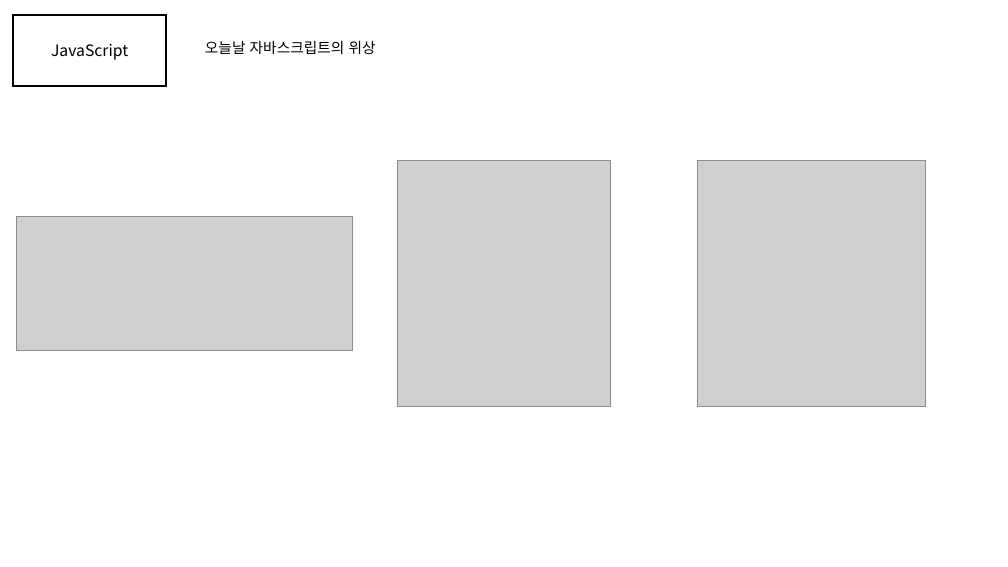
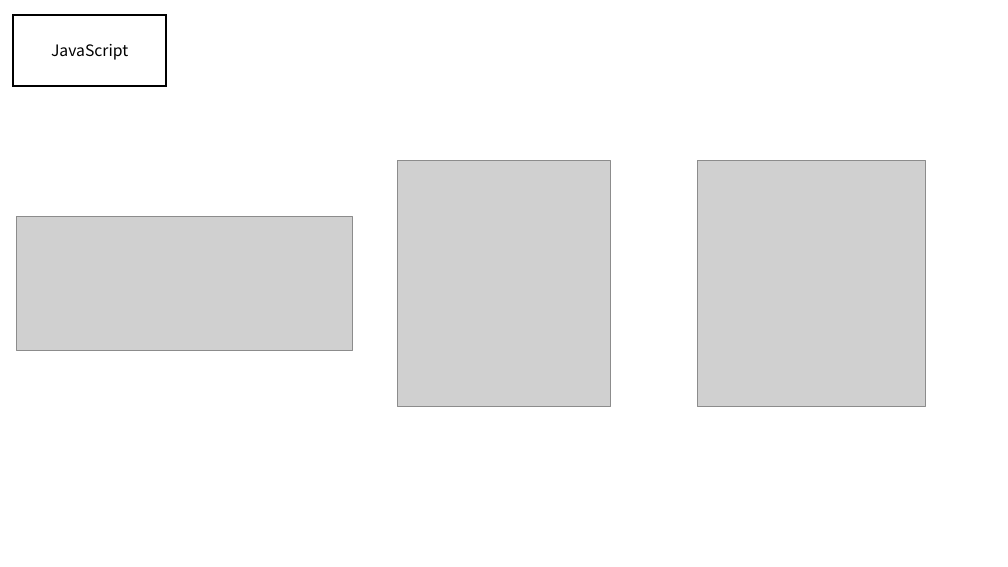
Before and after one commit to gunwoongPark/Seminar, a slide deck: slide 14 of 2020_11_11/세미나1.pptx. Drawn at 1008x567 pixels with LibreOffice and Linux fonts; fonts in the diff are those of the drawing; grey boxes stand for pictures. Boxes give left, top, right and bottom in pixels: in the first picture for what was removed or moved away, otherwise in the second. Text is boxed around its words. In the diff, an @@ line names an element or a change of style, - is before the commit and + after.

```diff
--- a/2020_11_11/세미나1.pptx
+++ b/2020_11_11/세미나1.pptx
@@ text removed at bbox=[205, 41, 376, 54] @@
-오늘날 자바스크립트의 위상
```
Also in this commit, not shown: 10 other slides changed, 2 slides added.
